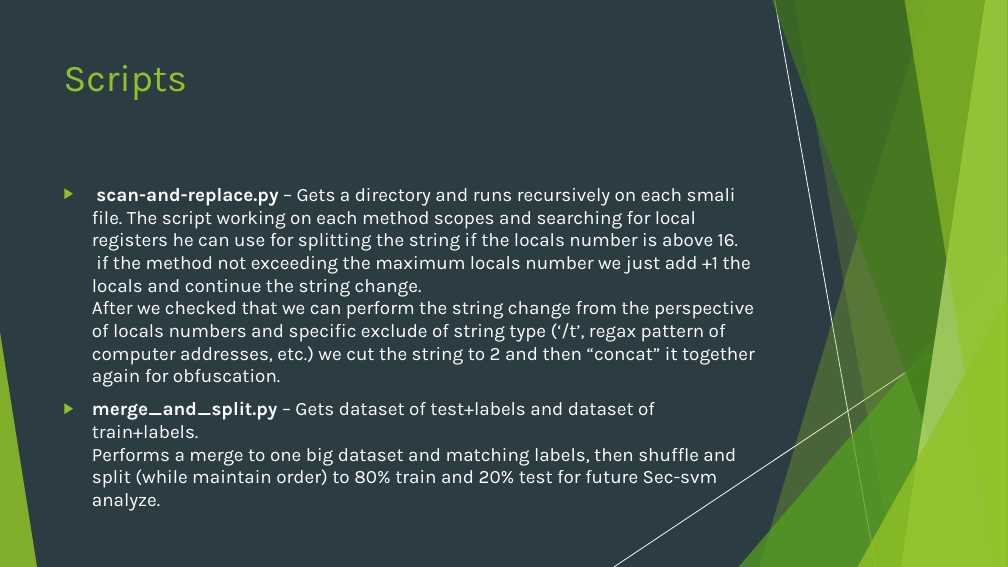
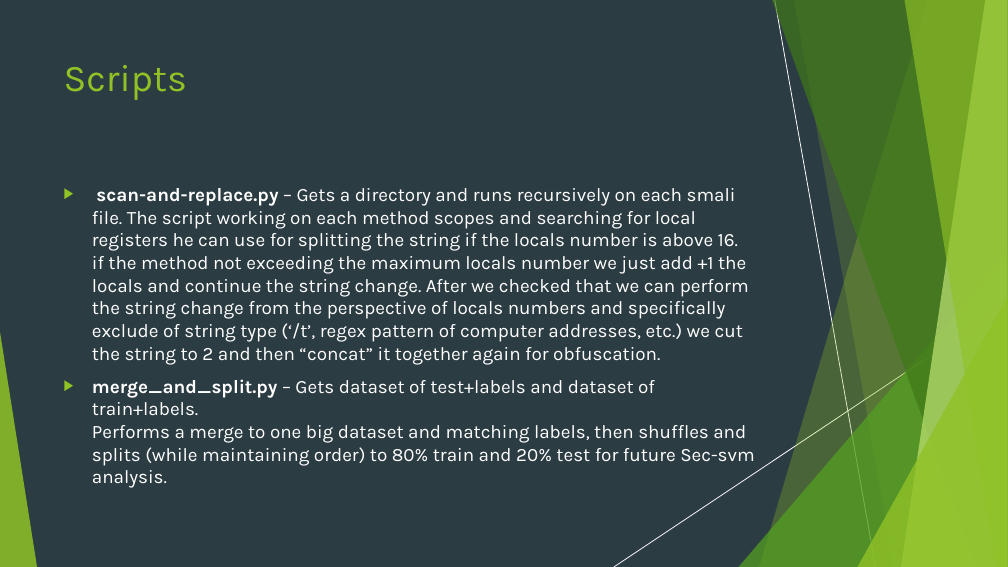
Before and after one commit to nivtal9/Sec-SVM-Final-Project, a slide deck: slide 9 of Sec-svm-demonstration.pptx. Drawn at 1008x567 pixels with LibreOffice and Linux fonts; fonts in the diff are those of the drawing. Boxes give left, top, right and bottom in pixels: in the first picture for what was removed or moved away, otherwise in the second. Text is boxed around its words. In the diff, an @@ line names an element or a change of style, - is before the commit and + after.

```diff
--- a/Sec-svm-demonstration.pptx
+++ b/Sec-svm-demonstration.pptx
@@ text at (92, 188, 755, 488): text changed @@
-▶ scan-and-replace.py – Gets a directory and runs recursively on each smali file. The script working on each method scopes and searching for local registers he can use for splitting the string if the locals number is above 16.
-  if the method not exceeding the maximum locals number we just add +1 the locals and continue the string change.
-  After we checked that we can perform the string change from the perspective of locals numbers and specific exclude of string type (‘/t’, regax pattern of computer addresses, etc.) we cut the string to 2 and then “concat” it together again for obfuscation.
-▶ merge_and_split.py – Gets dataset of test+labels and dataset of train+labels.
-  Performs a merge to one big dataset and matching labels, then shuffle and split (while maintain order) to 80% train and 20% test for future Sec-svm analyze.
+▶ scan-and-replace.py – Gets a directory and runs recursively on each smali file. The script working on each method scopes and searching for local registers he can use for splitting the string if the locals number is above 16.
+  if the method not exceeding the maximum locals number we just add +1 the locals and continue the string change. After we checked that we can perform the string change from the perspective of locals numbers and specifically exclude of string type (‘/t’, regex pattern of computer addresses, etc.) we cut the string to 2 and then “concat” it together again for obfuscation.
+▶ merge_and_split.py – Gets dataset of test+labels and dataset of train+labels.
+  Performs a merge to one big dataset and matching labels, then shuffles and splits (while maintaining order) to 80% train and 20% test for future Sec-svm analysis.
```
Also in this commit, not shown: 13 other slides changed, 5 slides removed.
